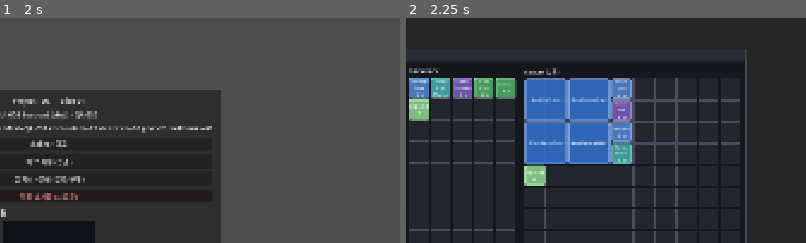
Above: before the commit, frames 1-2 (left to right).
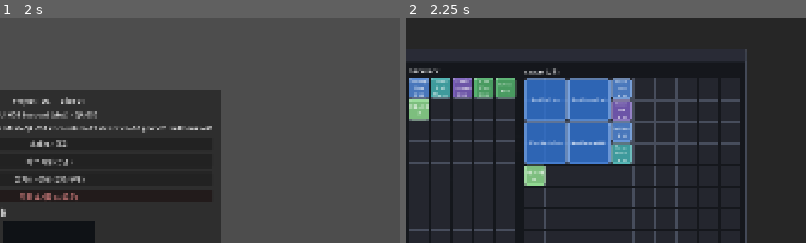
Above: after the commit, the same moments.

Repository: haepari1019/project_tdc_game
Game: Godot game, scene res://scenes/main.tscn
Same seed, same stepped clock (60 frames per second), same inputs: the game is played once before the commit and once after it.
Inputs:
- Up to frame 1 (2 s): click "Normal" at 0.5 s; click "Normal" at 1.25 s
- Up to frame 2 (2.25 s): click "스태시 / 금고" at 2 s
The pictures show only the part of the screen within x 44-94%, y 0-50%; the shares and areas given below are measured in that part.

Frame 1 is identical in both runs. In frame 2, 0.1% of the frame differs, in the area x 2-26%, y 32-36%.

Commit message:
fix(loot): 스타터 스킬북 탄환수 하드코딩 제거 — master(50~80) 위임
백팩 스타터 시드가 charges 6/8/5를 PIN해 새 탄환수(DRIFT-063, 50~80)를 덮어쓰던 버그.
시드에서 charges/charges_max 생략 → 로드 시 add_skillbook_to_backpack가 master
(skillbooks.json charges_max)로 채움. (Slice01Data는 autoload 순서상 _seed 시점 미준비라
직접 조회 대신 생략으로 위임.) 기어는 탄환 없음 → 무관.

주의: 기존 세이브엔 옛 시드(charges 6)가 영속 → 다음 초기화부터 반영.
검증: ci_smoke PASS. 체감=초기화 후 F5.

Co-Authored-By: Claude Opus 4.8 (1M context) <noreply@anthropic.com>

Diff:
--- a/scripts/autoload/backpack.gd
+++ b/scripts/autoload/backpack.gd
@@ -65,12 +65,15 @@
 	_seeded = true
 	# F-009 §3.1.1 Hub Starter Skillbooks (StarterGrant) — 역할별 핵심 유틸 1권(Healer 2권), 분석 불요·
 	# 즉시 장착 가능. + 부활 소비. Gear는 equipped, haul은 런 중 드롭. (구 데모 Ember 스타터 → 스펙 정렬)
+	# 스킬북 탄환수는 PIN하지 않음 — 로드 시 add_skillbook_to_backpack가 master(skillbooks.json charges_max,
+	# 현재 50~80)로 채움. (구 하드코딩 6/8/5가 새 값을 덮어쓰던 버그 수정. Slice01Data는 autoload 순서상
+	# _seed 시점엔 미준비 → 여기서 조회 불가, 그래서 charges 생략으로 master 위임.)
 	loose = [
-		{"id": "Intercept Step", "kind": "skillbook", "base_ability_id": "AB-033", "charges": 6, "charges_max": 6, "w": 1, "h": 1, "at_risk": true},
-		{"id": "Guard Break Rhythm", "kind": "skillbook", "base_ability_id": "AB-028", "charges": 8, "charges_max": 8, "w": 1, "h": 1, "at_risk": true},
-		{"id": "Voltaic Interrupt", "kind": "skillbook", "base_ability_id": "AB-030", "charges": 6, "charges_max": 6, "w": 1, "h": 1, "at_risk": true},
-		{"id": "Hush Ward", "kind": "skillbook", "base_ability_id": "AB-044", "charges": 6, "charges_max": 6, "w": 1, "h": 1, "at_risk": true},
-		{"id": "Lifeline", "kind": "skillbook", "base_ability_id": "AB-045", "charges": 5, "charges_max": 5, "w": 1, "h": 1, "at_risk": true},
+		{"id": "Intercept Step", "kind": "skillbook", "base_ability_id": "AB-033", "w": 1, "h": 1, "at_risk": true},
+		{"id": "Guard Break Rhythm", "kind": "skillbook", "base_ability_id": "AB-028", "w": 1, "h": 1, "at_risk": true},
+		{"id": "Voltaic Interrupt", "kind": "skillbook", "base_ability_id": "AB-030", "w": 1, "h": 1, "at_risk": true},
+		{"id": "Hush Ward", "kind": "skillbook", "base_ability_id": "AB-044", "w": 1, "h": 1, "at_risk": true},
+		{"id": "Lifeline", "kind": "skillbook", "base_ability_id": "AB-045", "w": 1, "h": 1, "at_risk": true},
 		{"id": "con_revive_scroll", "kind": "consumable", "consumable_id": "con_revive_scroll", "count": 3, "w": 1, "h": 1},
 	]
 	# Worn starter Identity Gear per role (F-008 §3.7). Gear lives in equipped (Safe on death),
